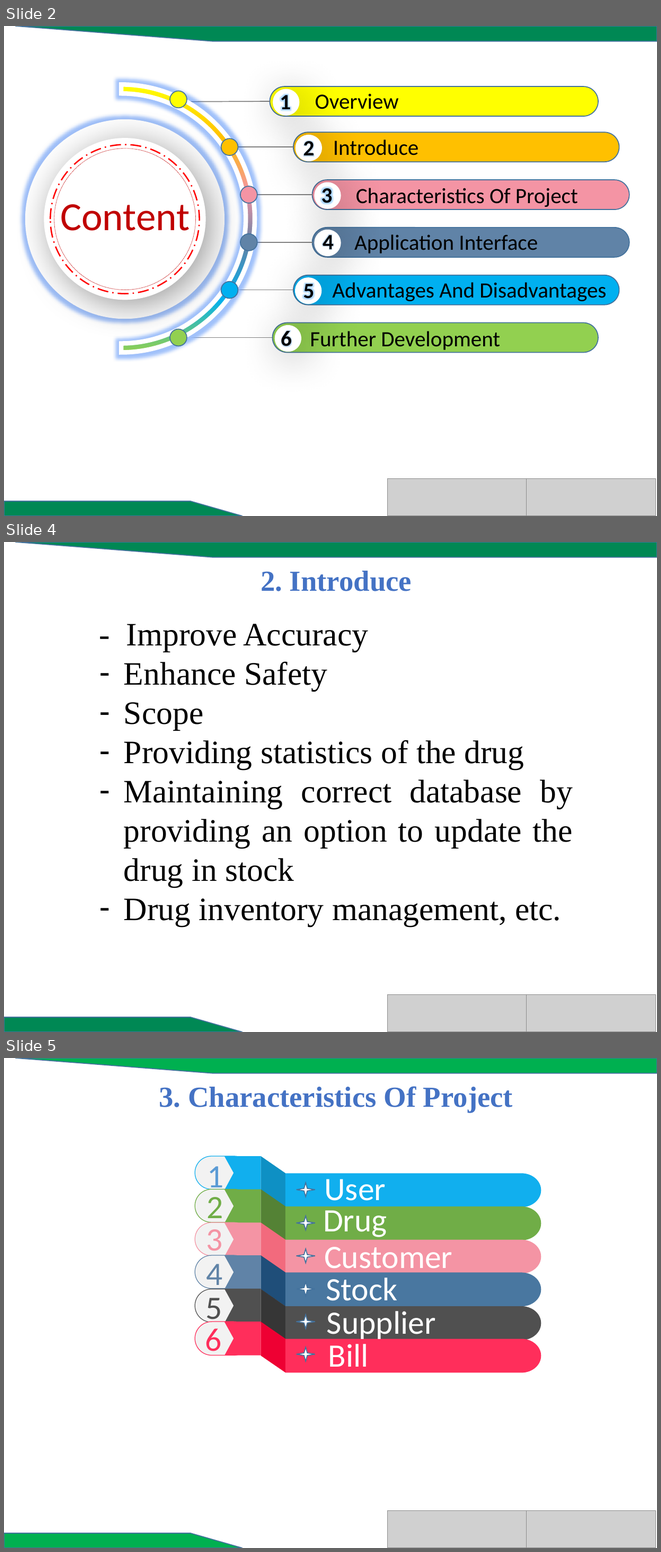
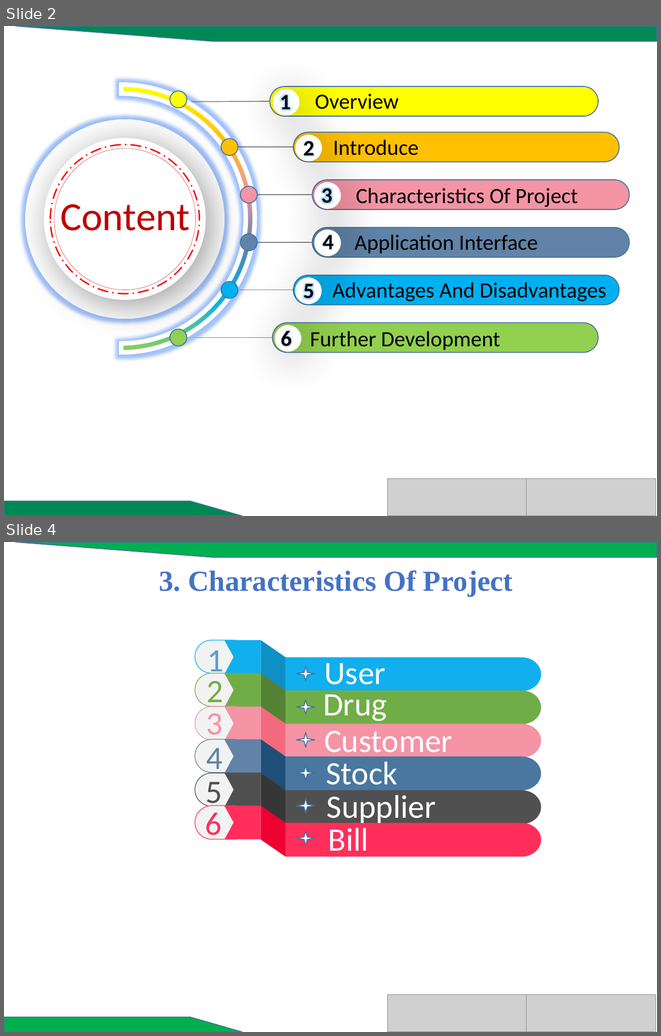
Before and after one commit to sem2prj/ProjectSem2, a slide deck: PharmacyManagement/src/document/PHARMACY.pptx. Shown one above the other, each under a label of ours: slides 2, 4 and 5 before the commit, slides 2 and 4 after it; the slides between them are not shown. The pictures are 661x1552 and 661x1036 pixels, drawn with LibreOffice and Linux fonts; fonts in the diff are those of the drawing; grey boxes stand for pictures; background and template pictures are left out. Boxes give left, top, right and bottom in pixels: in the first picture for what was removed or moved away, otherwise in the second. Text is boxed around its words. In the diff, an @@ line names an element or a change of style, - is before the commit and + after.

```diff
--- a/PharmacyManagement/src/document/PHARMACY.pptx
+++ b/PharmacyManagement/src/document/PHARMACY.pptx
@@ slide 4 removed at (4, 542, 657, 1032), background picture (left out) @@
@@ freeform shape removed at (15, 542, 657, 557) @@
@@ text removed at (261, 571, 412, 591) @@
-2. Introduce
@@ text removed at (124, 624, 573, 926) @@
-- Improve Accuracy
-– Enhance Safety
-– Scope
-– Providing statistics of the drug
-– Maintaining correct database by providing an option to update the drug in stock
-– Drug inventory management, etc.
@@ picture removed at (387, 995, 527, 1032) @@
@@ picture removed at (527, 995, 656, 1032) @@
@@ freeform shape removed at (4, 1017, 242, 1032) @@
@@ what was slide 5 is now slide 4 @@
```
Also in this commit, not shown: 3 slides changed.
